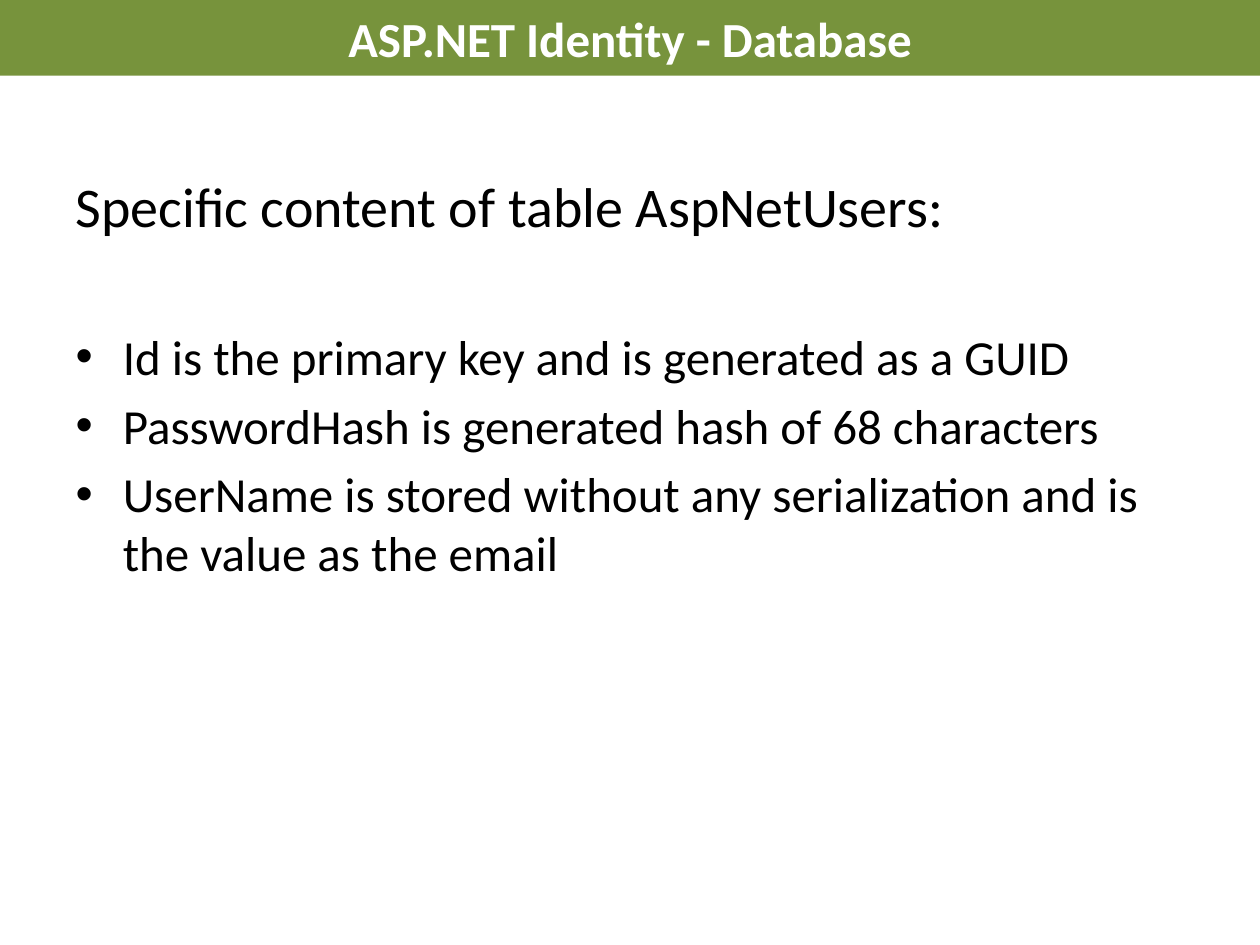
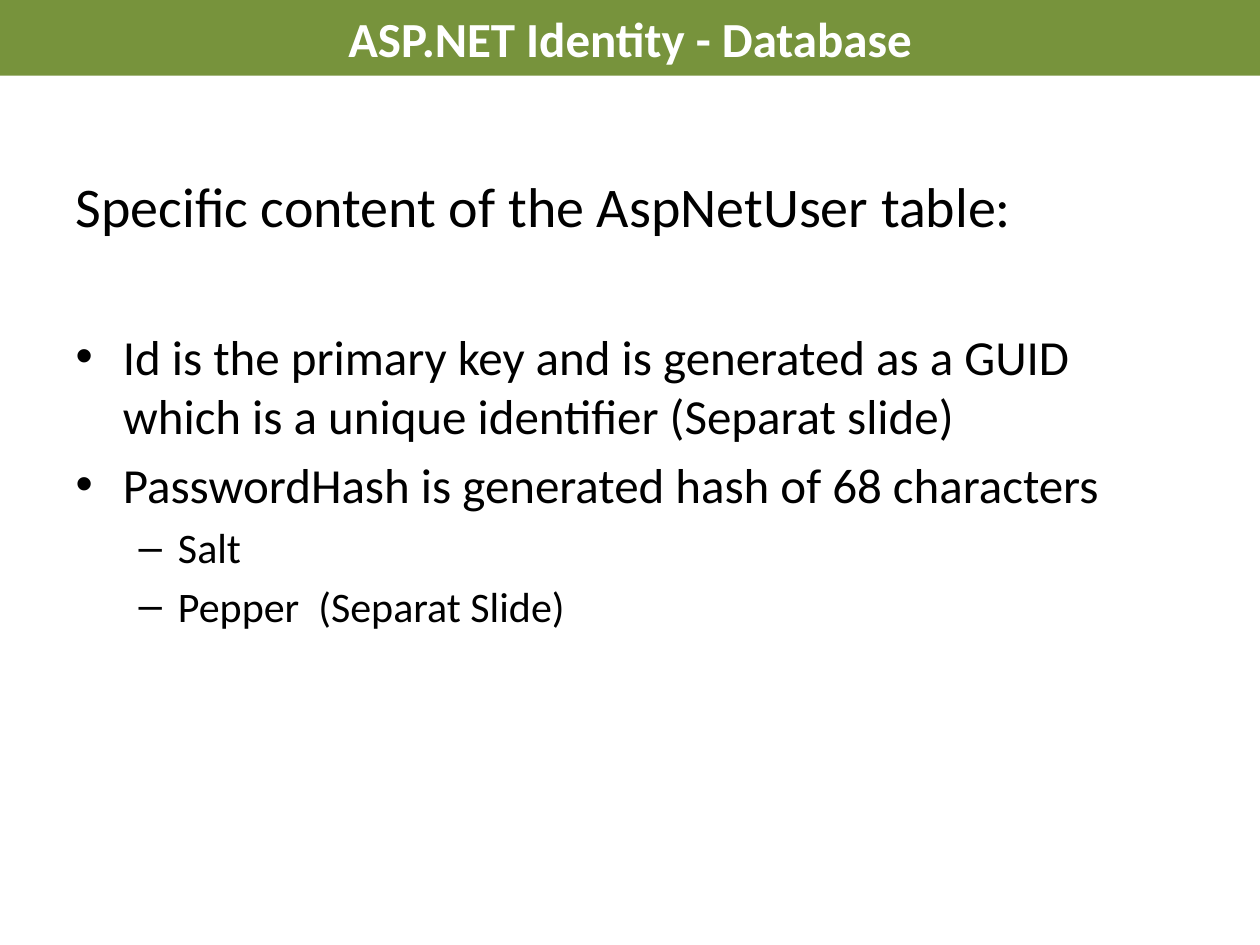
Before and after one commit to AndreasElffors/IdentityTemplate, a slide deck: slide 4 of Documents/Identity-Database.pptx. Drawn at 1260x945 pixels with LibreOffice and Linux fonts; fonts in the diff are those of the drawing; background and template pictures are left out. Boxes give left, top, right and bottom in pixels: in the first picture for what was removed or moved away, otherwise in the second. Text is boxed around its words. In the diff, an @@ line names an element or a change of style, - is before the commit and + after.

```diff
--- a/Documents/Identity-Database.pptx
+++ b/Documents/Identity-Database.pptx
@@ text at box(76, 188, 1069, 442): text changed @@
-Specific content of table AspNetUsers:
-• Id is the primary key and is generated as a GUID
+Specific content of the AspNetUser table:
+• Id is the primary key and is generated as a GUID which is a unique identifier (Separat slide)
@@ text at box(178, 533, 564, 629): text changed; size 28 to 24 pt @@
-• UserName is stored without any serialization and is the value as the email
+  – Salt
+  – Pepper (Separat Slide)
```
Also in this commit, not shown: 2 other slides changed, 4 slides added, 5 slides removed, 3 other files.
